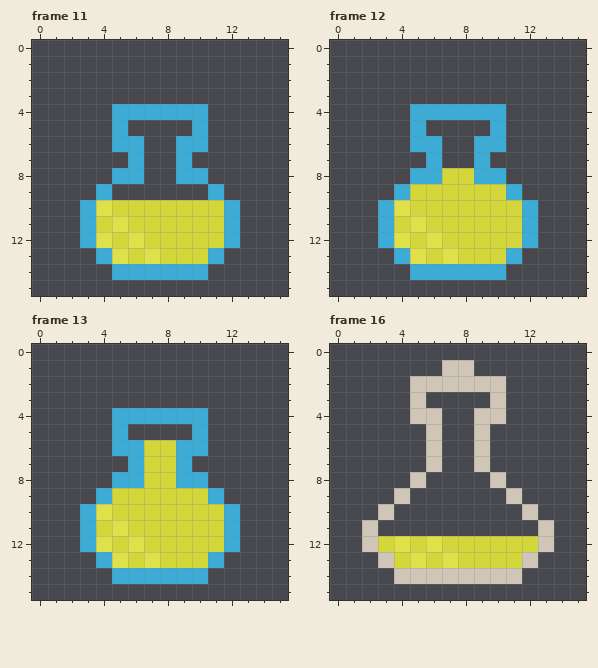
Pixel-art file: src/data/textures-src/towers.aseprite. That is the earlier state.
16x16 pixels, 35 frames. Shown: frame 11, frame 12, frame 13, frame 16. The commit also changed other frames, which this record leaves out.
New version:
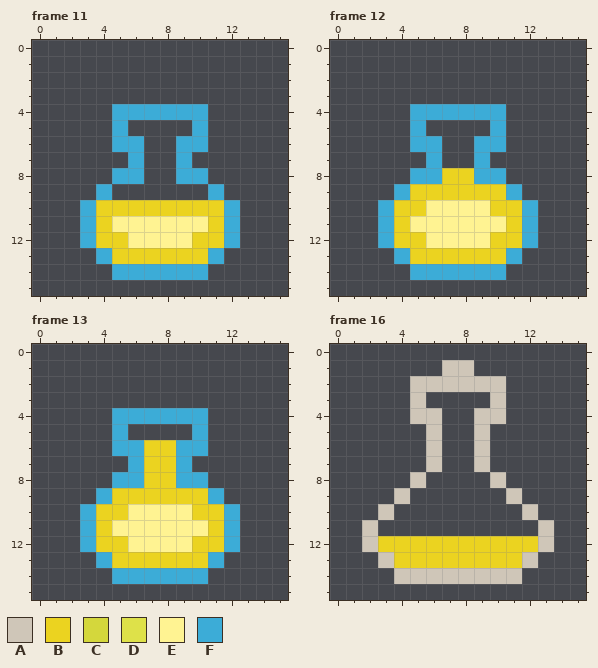
Palette (. is transparent): A #cfc6b8  B #ebd320  C #d4d73c  D #dee149  E #fff392  F #3cacd7
The author wrote: tower animations
The edit:
--- frame 11
@@ x 0..15 @@
  9 ....F......F....
-10 ...FDCCCCCCCF...
-11 ...FCDCCCCCCF...
-12 ...FDCDCCCCCF...
-13 ....FDCDCCCF....
+10 ...FBBBBBBBBF...
+11 ...FBEEEEEEBF...
+12 ...FBBEEEEBBF...
+13 ....FBBBBBBF....
 14 .....FFFFFF.....
--- frame 12
@@ x 0..15 @@
  7 ......F..F......
- 8 .....FFCCFF.....
- 9 ....FCCCCCCF....
-10 ...FDCCCCCCCF...
-11 ...FCDCCCCCCF...
-12 ...FDCDCCCCCF...
-13 ....FDCDCCCF....
+ 8 .....FFBBFF.....
+ 9 ....FBBBBBBF....
+10 ...FBBEEEEBBF...
+11 ...FBEEEEEEBF...
+12 ...FBBEEEEBBF...
+13 ....FBBBBBBF....
 14 .....FFFFFF.....
--- frame 13
@@ x 0..15 @@
  5 .....F....F.....
- 6 .....FFCCFF.....
- 7 ......FCCF......
- 8 .....FFCCFF.....
- 9 ....FCCCCCCF....
-10 ...FDCCCCCCCF...
-11 ...FCDCCCCCCF...
-12 ...FDCDCCCCCF...
-13 ....FDCDCCCF....
+ 6 .....FFBBFF.....
+ 7 ......FBBF......
+ 8 .....FFBBFF.....
+ 9 ....FBBBBBBF....
+10 ...FBBEEEEBBF...
+11 ...FBEEEEEEBF...
+12 ...FBBEEEEBBF...
+13 ....FBBBBBBF....
 14 .....FFFFFF.....
--- frame 16
@@ x 0..15 @@
 11 ..A..........A..
-12 ..ACDCDCCCCCCA..
-13 ...ACDCDCCCCA...
+12 ..ABBBBBBBBBBA..
+13 ...ABBBBBBBBA...
 14 ....AAAAAAAA....
Boxes around the changes in both pictures, in picture pixels (x1, y1, x2, y2):
changed: (96, 200, 224, 264)
changed: (394, 168, 522, 264)
changed: (96, 440, 224, 568)
changed: (378, 536, 538, 568)
